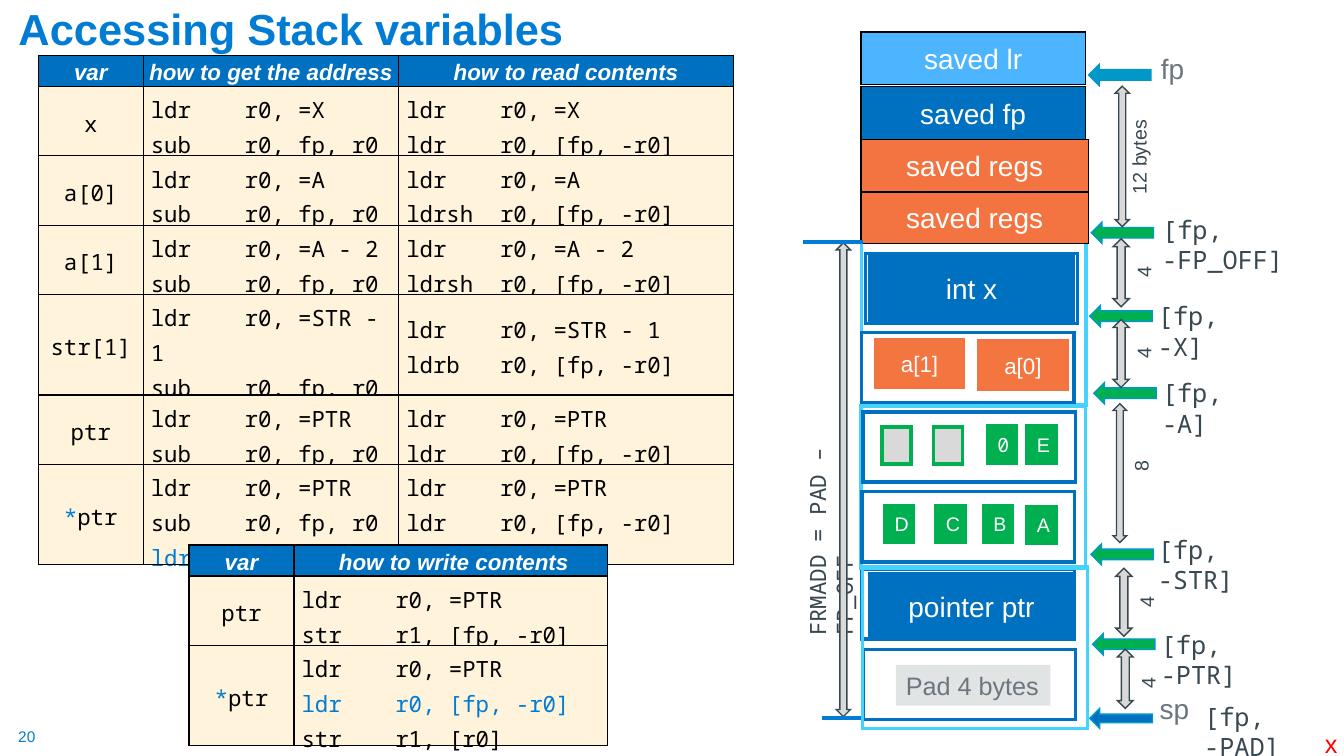
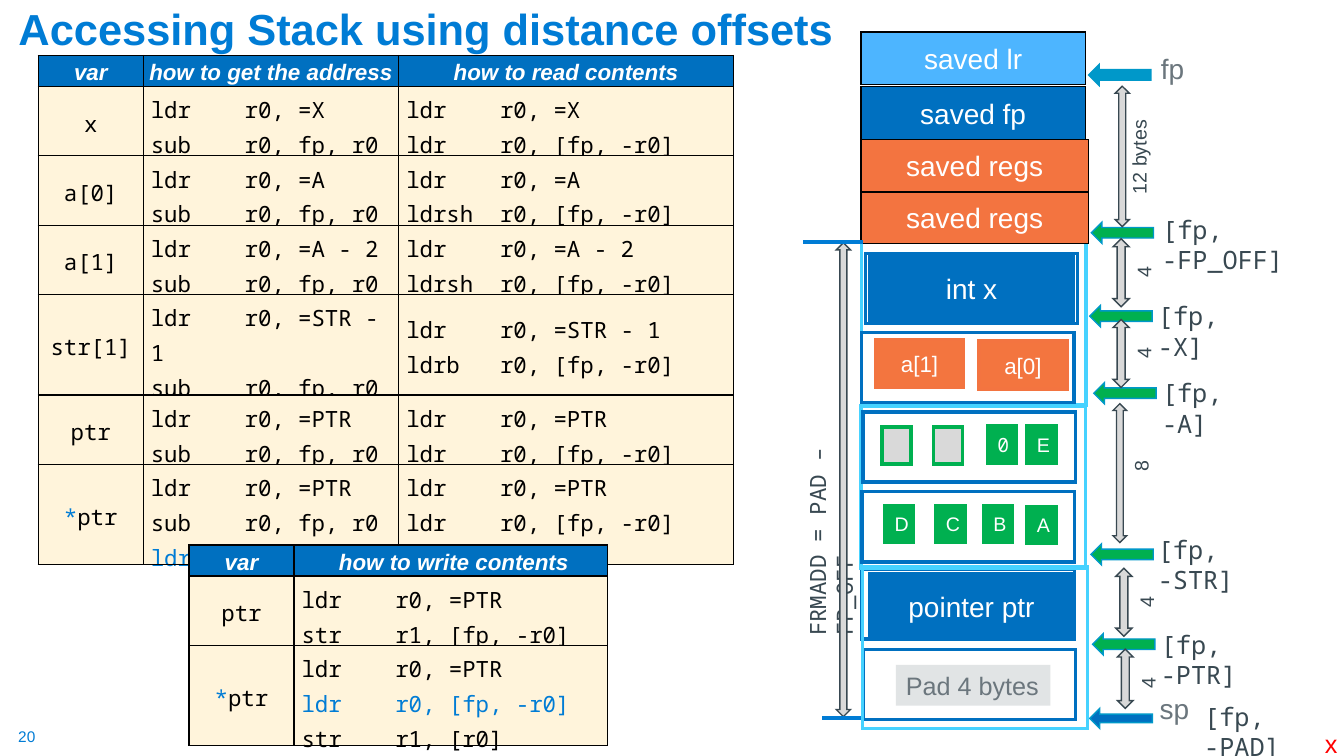
Before and after one commit to cse30-fa22/Muller_CSE30_Lecture_Slides, a slide deck: slide 20 of 10_Assm_Part5.pptx. Drawn at 1344x756 pixels with LibreOffice and Linux fonts; fonts in the diff are those of the drawing. Boxes give left, top, right and bottom in pixels: in the first picture for what was removed or moved away, otherwise in the second. Text is boxed around its words. In the diff, an @@ line names an element or a change of style, - is before the commit and + after.

```diff
--- a/10_Assm_Part5.pptx
+++ b/10_Assm_Part5.pptx
@@ title at (x1=18, y1=13, x2=833, y2=53): text changed @@
-Accessing Stack variables
+Accessing Stack using distance offsets
```
Also in this commit, not shown: 13 other slides changed, 1 slide added, 1 other file.
